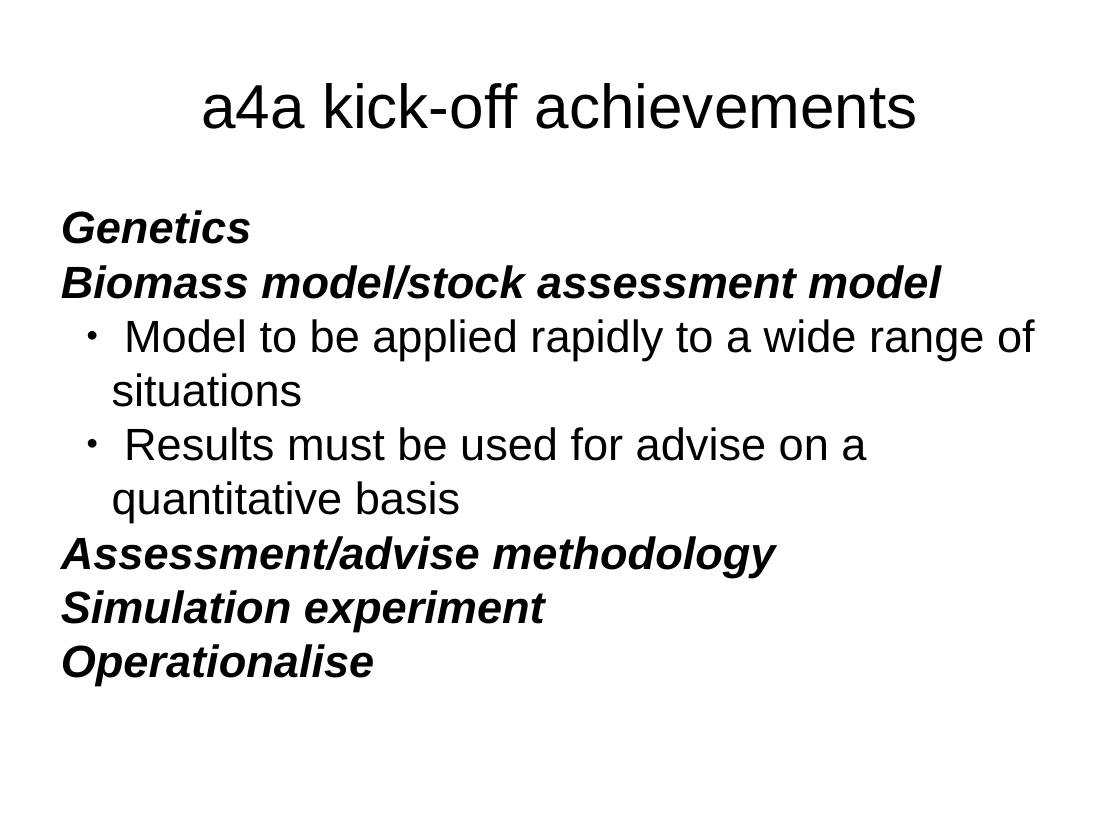
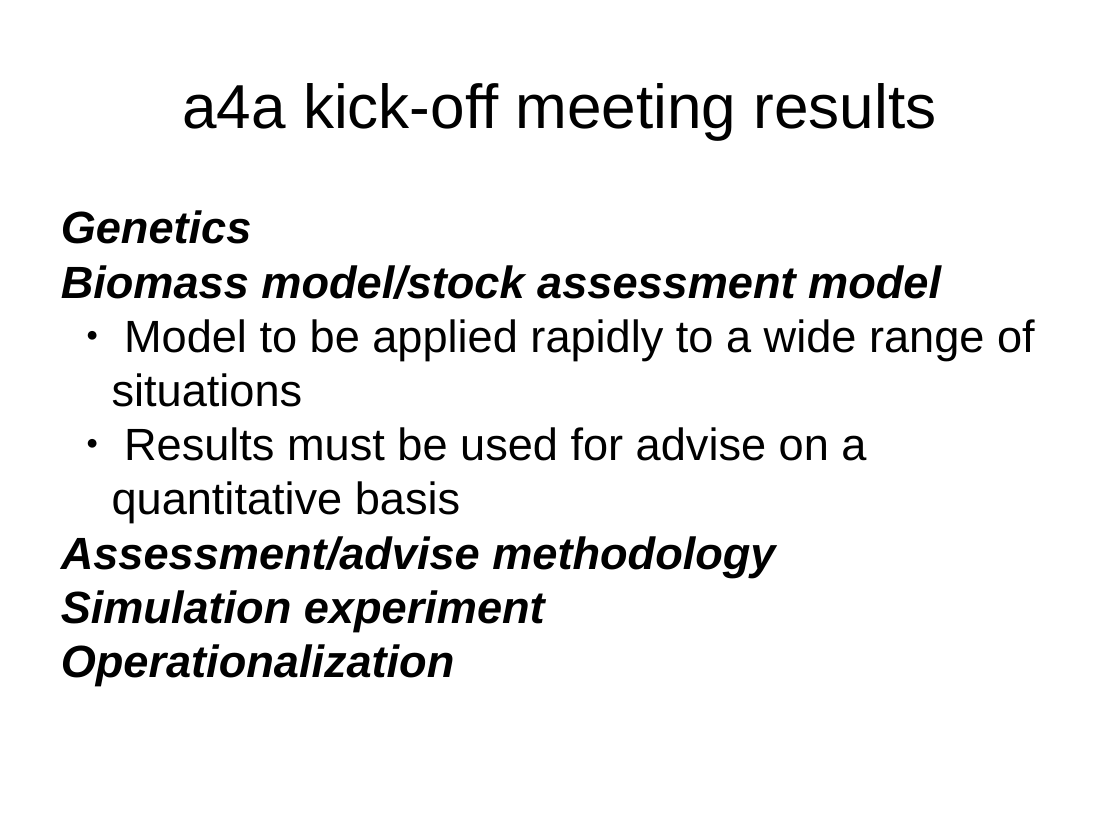
Before and after one commit to drfinlayscott/a4a, a slide deck: slide 13 of meetings/2012-MAREDCFvisit/01-dcfmare@fishreg.odp (slide 12 before the commit). Drawn at 1120x840 pixels with LibreOffice and Linux fonts; fonts in the diff are those of the drawing. Boxes give left, top, right and bottom in pixels: in the first picture for what was removed or moved away, otherwise in the second. Text is boxed around its words. In the diff, an @@ line names an element or a change of style, - is before the commit and + after.

```diff
--- a/meetings/2012-MAREDCFvisit/01-dcfmare@fishreg.odp
+++ b/meetings/2012-MAREDCFvisit/01-dcfmare@fishreg.odp
@@ title at (182, 83, 937, 139): text changed @@
-a4a kick-off achievements
+a4a kick-off meeting results
@@ text at (61, 644, 455, 686): text changed @@
-Operationalise
+Operationalization
```
Also in this commit, not shown: 6 other slides changed, 1 slide added, 1 other file.
